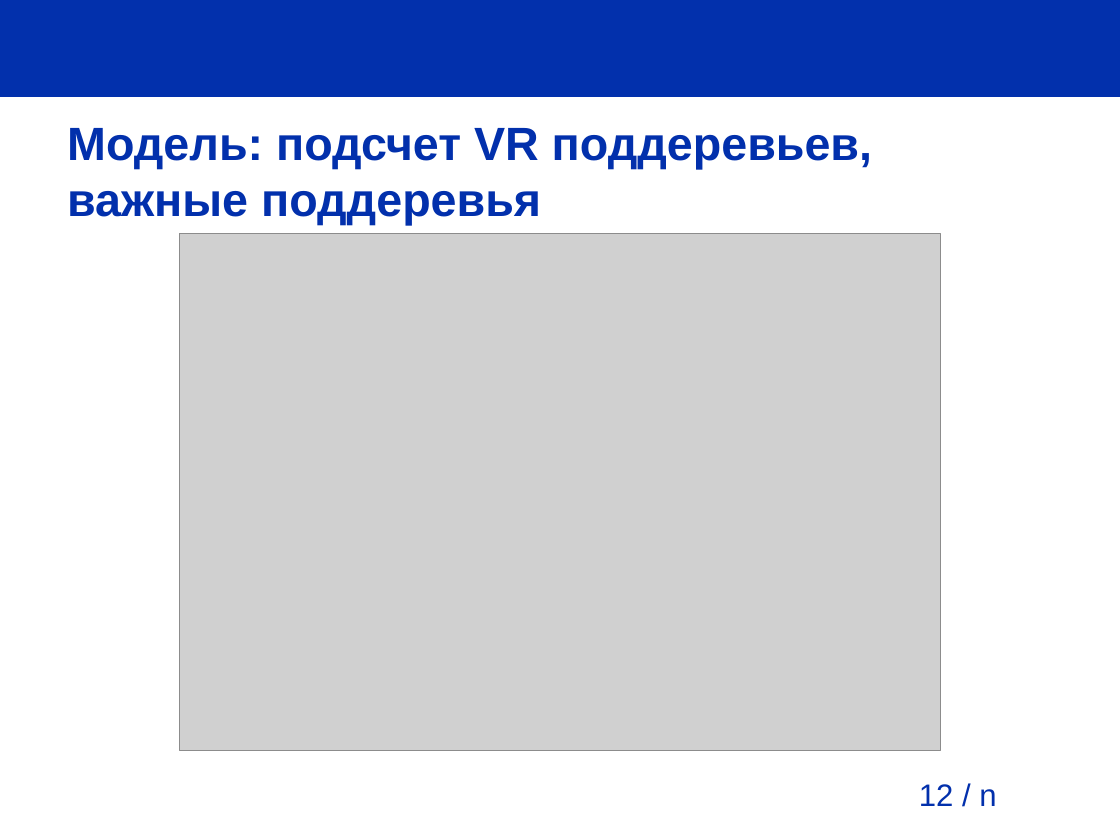
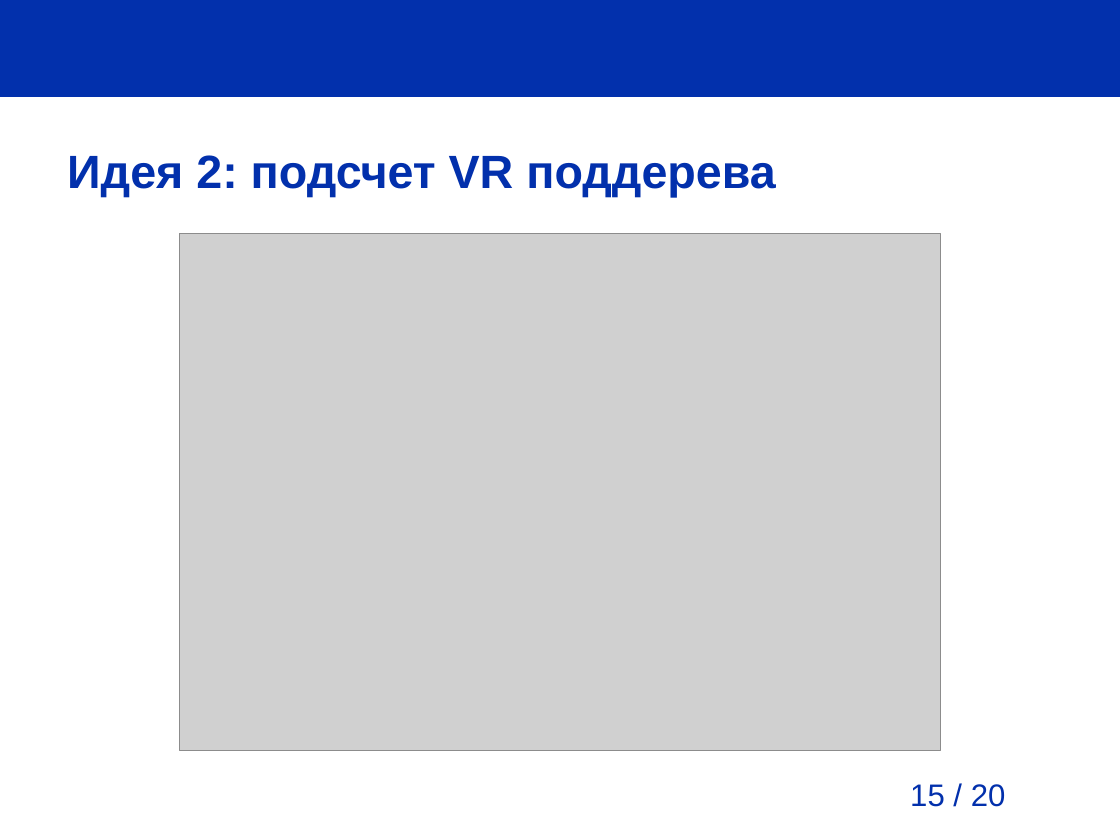
Before and after one commit to pva701/bachelor-thesis, a slide deck: slide 15 of presentation/presentation.odp (slide 12 before the commit). Drawn at 1120x840 pixels with LibreOffice and Linux fonts; fonts in the diff are those of the drawing; grey boxes stand for pictures; background and template pictures are left out. Boxes give left, top, right and bottom in pixels: in the first picture for what was removed or moved away, otherwise in the second. Text is boxed around its words. In the diff, an @@ line names an element or a change of style, - is before the commit and + after.

```diff
--- a/presentation/presentation.odp
+++ b/presentation/presentation.odp
@@ title at bbox=[67, 155, 775, 198]: text changed @@
-Модель: подсчет VR поддеревьев, важные поддеревья
+Идея 2: подсчет VR поддерева
@@ page number at bbox=[910, 784, 1006, 807]: text changed @@
-12 / n
+15 / 20
```
Also in this commit, not shown: 12 other slides changed, 4 slides added, 1 slide removed, 13 other files.
